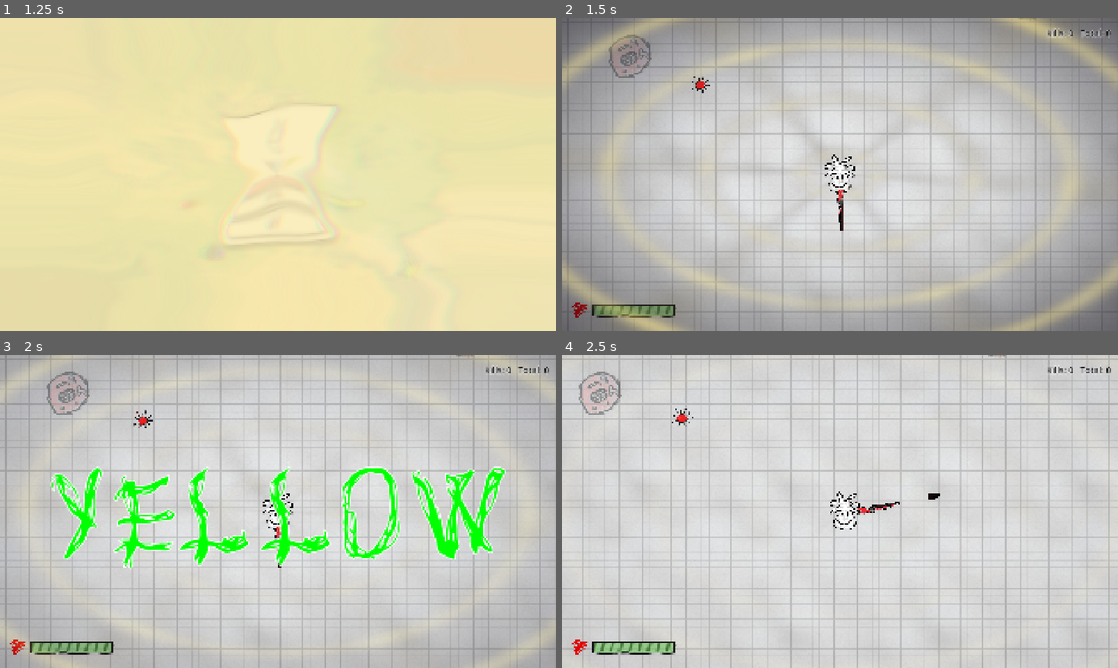
Above: before the commit, frames 1-4 (two rows, left to right).
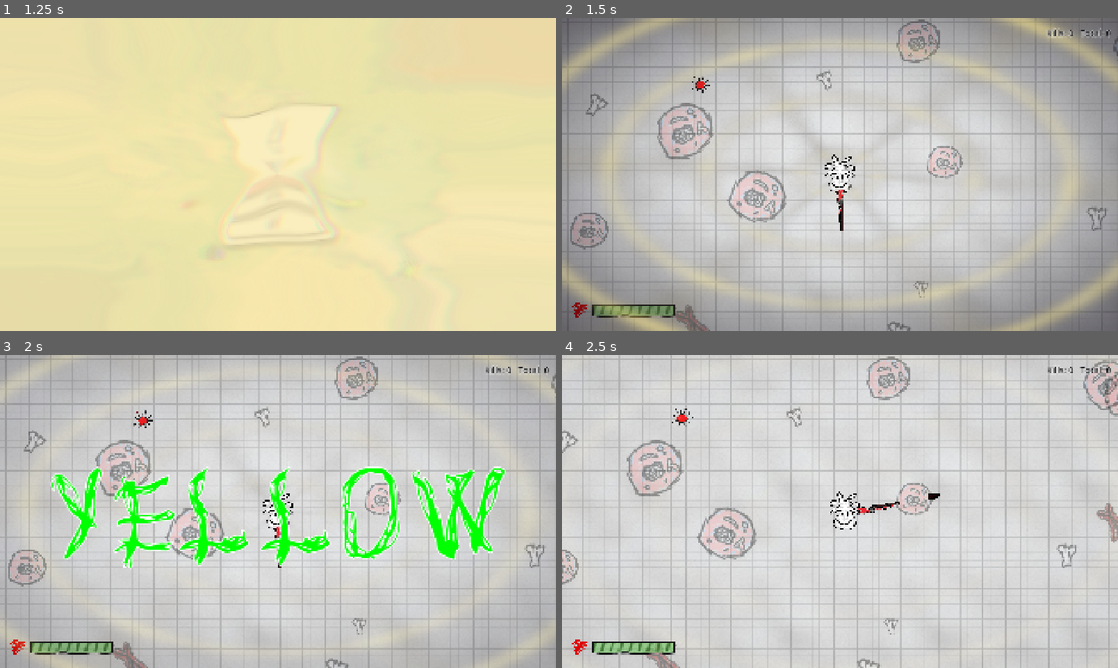
Above: after the commit, the same moments.

Repository: qwontie/kogni-game-jam-2026
Game: Godot game, scene res://scenes/MainMenu.tscn
Same seed, same stepped clock (60 frames per second), same inputs: the game is played once before the commit and once after it. Sound files missing from this copy of the repository are replaced by a short silence.
Inputs (mouse positions are in pixels of both pictures, inside the frame that each line leads up to):
- Up to frame 1 (1.25 s): click "PLAY" at 0.5 s
- Up to frame 2 (1.5 s): click "PLAY" at 1.25 s
- Up to frame 3 (2 s): no input
- Up to frame 4 (2.5 s): tap Enter (ui_accept) at 2, 2.27 s; move the mouse to (962, 495) at 2.02 s; hold D (ui_right) from 2.03 s (still down); click (962, 495) at 2.1 s

Frame 1 is identical in both runs. In frame 2, 3.0% of the frame differs, in the area x 1-100%, y 0-100%; in frame 3, 2.7%; in frame 4, 3.5%, in the area x 0-100%, y 0-100%.

Commit message:
Organize assets and add procedural doodle spawning
- Move audio and doodle assets into structured folders
- Replace static doodle sprites with a chunk-based spawner
- Add web export preset and update Godot settings for compatibility

Diff:
--- a/project.godot
+++ b/project.godot
@@ -77,3 +77,5 @@
 [rendering]
 
 rendering_device/driver.windows="d3d12"
+renderer/rendering_method="gl_compatibility"
+renderer/rendering_method.mobile="gl_compatibility"
--- a/scenes/Main.tscn
+++ b/scenes/Main.tscn
@@ -6,11 +6,8 @@
 [ext_resource type="PackedScene" uid="uid://b4aqkxqf3tug4" path="res://scenes/objects/Enemy.tscn" id="3_vcsgt"]
 [ext_resource type="PackedScene" uid="uid://brrfjosb2x8np" path="res://scenes/HUD.tscn" id="6_3sj1l"]
 [ext_resource type="Script" uid="uid://dginj31ls6ljx" path="res://scripts/camera_follow.gd" id="7_mywjv"]
-[ext_resource type="Texture2D" uid="uid://dfwwcloueb26v" path="res://assets/Drawing-layerExport.png" id="8_dr0"]
-[ext_resource type="Texture2D" uid="uid://dcremy1a75afw" path="res://assets/Drawing-layerExport (1).png" id="9_dr1"]
-[ext_resource type="Texture2D" uid="uid://b4t1wykiw3b62" path="res://assets/Drawing-layerExport (2).png" id="10_dr2"]
-[ext_resource type="Texture2D" uid="uid://dx023e1yalgu4" path="res://assets/Drawing-layerExport (3).png" id="11_dr3"]
-[ext_resource type="AudioStream" uid="uid://bx5ew1mwks1xk" path="res://bg_music.wav" id="11_wp0k4"]
+[ext_resource type="Script" uid="uid://csc442ia5su3q" path="res://scripts/doodle_spawner.gd" id="8_doodle"]
+[ext_resource type="AudioStream" uid="uid://bx5ew1mwks1xk" path="res://assets/audio/bg_music.wav" id="11_wp0k4"]
 
 [node name="Node2D" type="Node2D" unique_id=1885227677]
 
@@ -19,107 +16,12 @@
 texture_repeat = 2
 texture = ExtResource("1_bgpap")
 region_enabled = true
-region_rect = Rect2(-6000, -6000, 12000, 12000)
+region_rect = Rect2(-200000, -200000, 400000, 400000)
 
-[node name="Drawings" type="Node2D" parent="." unique_id=1606542337]
+[node name="Doodles" type="Node2D" parent="." unique_id=1606542337]
 modulate = Color(1, 1, 1, 0.35)
 z_index = -50
-
-[node name="D0" type="Sprite2D" parent="Drawings" unique_id=217791283]
-position = Vector2(-720, -380)
-rotation = -0.18
-scale = Vector2(1.6, 1.6)
-texture = ExtResource("8_dr0")
-
-[node name="D1" type="Sprite2D" parent="Drawings" unique_id=1053201680]
-position = Vector2(640, -540)
-rotation = 0.22
-scale = Vector2(1.4, 1.4)
-texture = ExtResource("9_dr1")
-
-[node name="D2" type="Sprite2D" parent="Drawings" unique_id=1709222494]
-position = Vector2(-1100, 420)
-rotation = 0.35
-scale = Vector2(1.8, 1.8)
-texture = ExtResource("10_dr2")
-
-[node name="D3" type="Sprite2D" parent="Drawings" unique_id=1979604228]
-position = Vector2(980, 720)
-rotation = -0.42
-scale = Vector2(2, 2)
-texture = ExtResource("11_dr3")
-
-[node name="D4" type="Sprite2D" parent="Drawings" unique_id=604258104]
-position = Vector2(-1600, -1100)
-rotation = 0.08
-scale = Vector2(1.5, 1.5)
-texture = ExtResource("9_dr1")
-
-[node name="D5" type="Sprite2D" parent="Drawings" unique_id=1473815518]
-position = Vector2(1700, -260)
-rotation = -0.55
-scale = Vector2(1.7, 1.7)
-texture = ExtResource("8_dr0")
-
-[node name="D6" type="Sprite2D" parent="Drawings" unique_id=2050957675]
-position = Vector2(220, 1300)
-rotation = 0.6
-scale = Vector2(1.3, 1.3)
-texture = ExtResource("10_dr2")
-
-[node name="D7" type="Sprite2D" parent="Drawings" unique_id=890029510]
-position = Vector2(-2100, 200)
-rotation = -0.12
-scale = Vector2(1.9, 1.9)
-texture = ExtResource("11_dr3")
-
-[node name="D8" type="Sprite2D" parent="Drawings" unique_id=492186977]
-position = Vector2(2200, 1500)
-rotation = 0.27
-scale = Vector2(1.6, 1.6)
-texture = ExtResource("8_dr0")
-
-[node name="D9" type="Sprite2D" parent="Drawings" unique_id=1817846052]
-position = Vector2(-380, -1700)
-rotation = -0.3
-scale = Vector2(1.5, 1.5)
-texture = ExtResource("10_dr2")
-
-[node name="D10" type="Sprite2D" parent="Drawings" unique_id=198986989]
-position = Vector2(-2400, -1900)
-rotation = 0.45
-scale = Vector2(2.1, 2.1)
-texture = ExtResource("9_dr1")
-
-[node name="D11" type="Sprite2D" parent="Drawings" unique_id=1490622359]
-position = Vector2(2600, -1600)
-rotation = -0.25
-scale = Vector2(1.4, 1.4)
-texture = ExtResource("11_dr3")
-
-[node name="D12" type="Sprite2D" parent="Drawings" unique_id=8098278]
-position = Vector2(-900, 2100)
-rotation = 0.18
-scale = Vector2(1.7, 1.7)
-texture = ExtResource("8_dr0")
-
-[node name="D13" type="Sprite2D" parent="Drawings" unique_id=2057499073]
-position = Vector2(1450, 2400)
-rotation = -0.5
-scale = Vector2(1.5, 1.5)
-texture = ExtResource("11_dr3")
-
-[node name="D14" type="Sprite2D" parent="Drawings" unique_id=1664245835]
-position = Vector2(3000, 400)
-rotation = 0.33
-scale = Vector2(1.8, 1.8)
-texture = ExtResource("10_dr2")
-
-[node name="D15" type="Sprite2D" parent="Drawings" unique_id=797342720]
-position = Vector2(-3100, 1200)
-rotation = -0.4
-scale = Vector2(1.6, 1.6)
-texture = ExtResource("9_dr1")
+script = ExtResource("8_doodle")
 
 [node name="Player" parent="." unique_id=437616590 instance=ExtResource("2_rarhs")]
 position = Vector2(4, 26)
@@ -127,11 +29,10 @@
 [node name="Shotgun" parent="Player" unique_id=1449322296 instance=ExtResource("3_rarhs")]
 position = Vector2(-2, -1)
 
-[node name="AudioStreamPlayer2D" type="AudioStreamPlayer2D" parent="Player" unique_id=297535875]
-position = Vector2(-4, -26)
+[node name="BgMusic" type="AudioStreamPlayer" parent="." unique_id=297535875]
 stream = ExtResource("11_wp0k4")
 autoplay = true
-max_distance = 4096.0
+volume_db = -8.0
 
 [node name="Enemy" parent="." unique_id=451755257 instance=ExtResource("3_vcsgt")]
 position = Vector2(-480, -284)
--- a/scenes/objects/Enemy.tscn
+++ b/scenes/objects/Enemy.tscn
@@ -2,7 +2,7 @@
 
 [ext_resource type="Texture2D" uid="uid://m36n47o7c01p" path="res://assets/enemy_red.png" id="1_2te4u"]
 [ext_resource type="Script" uid="uid://dq4tq6tjjr5di" path="res://scripts/enemy.gd" id="1_qpkod"]
-[ext_resource type="AudioStream" uid="uid://oa1t0qmnngkp" path="res://death_3.wav" id="3_hmq82"]
+[ext_resource type="AudioStream" uid="uid://oa1t0qmnngkp" path="res://assets/audio/death_3.wav" id="3_hmq82"]
 
 [sub_resource type="CircleShape2D" id="CircleShape2D_n76d8"]
 radius = 34.0
--- a/scripts/GameState.gd
+++ b/scripts/GameState.gd
@@ -97,7 +97,7 @@
 func _setup_audio() -> void:
 	#_bg_music = AudioStreamPlayer.new()
 	#_bg_music.bus = "Master"
-	#var music_stream := load("res://bg_music.wav")
+	#var music_stream := load("res://assets/audio/bg_music.wav")
 	#if music_stream is AudioStreamWAV:
 		#music_stream.loop_mode = AudioStreamWAV.LOOP_FORWARD
 		#music_stream.loop_end = 0
@@ -107,12 +107,12 @@
 	#_bg_music.play()
 
 	_sfx_shoot = AudioStreamPlayer.new()
-	_sfx_shoot.stream = load("res://shoot_sound_2.wav")
+	_sfx_shoot.stream = load("res://assets/audio/shoot_sound_2.wav")
 	_sfx_shoot.volume_db = -4.0
 	add_child(_sfx_shoot)
 
 	#_sfx_death = AudioStreamPlayer.new()
-	#_sfx_death.stream = load("res://death_3.wav")
+	#_sfx_death.stream = load("res://assets/audio/death_3.wav")
 	#add_child(_sfx_death)
 
 func play_shoot() -> void:
--- /dev/null
+++ b/scripts/doodle_spawner.gd
@@ -0,0 +1,63 @@
+extends Node2D
+
+const DOODLE_PATHS: Array[String] = [
+	"res://assets/doodle_1.png",
+	"res://assets/doodle_2.png",
+	"res://assets/doodle_3.png",
+]
+
+const CHUNK_SIZE: float = 600.0
+const DOODLES_PER_CHUNK: int = 2
+const VIEW_CHUNK_RADIUS: int = 6
+
+var _textures: Array[Texture2D] = []
+var _active_chunks: Dictionary = {}
+var _player: Node2D
+
+func _ready() -> void:
+	for path in DOODLE_PATHS:
+		_textures.append(load(path))
+	_player = get_tree().get_first_node_in_group(&"player") as Node2D
+
+func _process(_delta: float) -> void:
+	if _player == null or not is_instance_valid(_player):
+		_player = get_tree().get_first_node_in_group(&"player") as Node2D
+		if _player == null:
+			return
+
+	var center := Vector2i(
+		int(floor(_player.global_position.x / CHUNK_SIZE)),
+		int(floor(_player.global_position.y / CHUNK_SIZE))
+	)
+
+	var needed: Dictionary = {}
+	for dx in range(-VIEW_CHUNK_RADIUS, VIEW_CHUNK_RADIUS + 1):
+		for dy in range(-VIEW_CHUNK_RADIUS, VIEW_CHUNK_RADIUS + 1):
+			var coord := Vector2i(center.x + dx, center.y + dy)
+			needed[coord] = true
+			if not _active_chunks.has(coord):
+				_active_chunks[coord] = _spawn_chunk(coord)
+
+	for coord in _active_chunks.keys():
+		if not needed.has(coord):
+			for n in _active_chunks[coord]:
+				if is_instance_valid(n):
+					n.queue_free()
+			_active_chunks.erase(coord)
+
+func _spawn_chunk(coord: Vector2i) -> Array:
+	var nodes: Array = []
+	var rng := RandomNumberGenerator.new()
+	rng.seed = (coord.x * 73856093) ^ (coord.y * 19349663)
+	for i in DOODLES_PER_CHUNK:
+		var s := Sprite2D.new()
+		s.texture = _textures[rng.randi_range(0, _textures.size() - 1)]
+		var lx := rng.randf_range(0.0, CHUNK_SIZE)
+		var ly := rng.randf_range(0.0, CHUNK_SIZE)
+		s.position = Vector2(float(coord.x) * CHUNK_SIZE + lx, float(coord.y) * CHUNK_SIZE + ly)
+		s.rotation = rng.randf_range(-0.7, 0.7)
+		var sc := rng.randf_range(1.2, 2.1)
+		s.scale = Vector2(sc, sc)
+		add_child(s)
+		nodes.append(s)
+	return nodes
Not shown, changed: assets/audio/bg_music.wav.import
Not shown, changed: assets/audio/death_3.wav.import
Not shown, changed: assets/audio/shoot_sound_2.wav.import
Renamed: assets/Drawing-layerExport.png -> assets/doodle_1.png
Not shown, changed: assets/doodle_1.png.import
Renamed: assets/Drawing-layerExport (2).png -> assets/doodle_2.png
Not shown, changed: assets/doodle_2.png.import
Renamed: assets/Drawing-layerExport (3).png -> assets/doodle_3.png
Not shown, changed: assets/doodle_3.png.import
Renamed: assets/Drawing-layerExport (1).png -> assets/ш.png
Not shown, changed: assets/ш.png.import
Not shown, added: export_presets.cfg
(and 7 more such lines)
